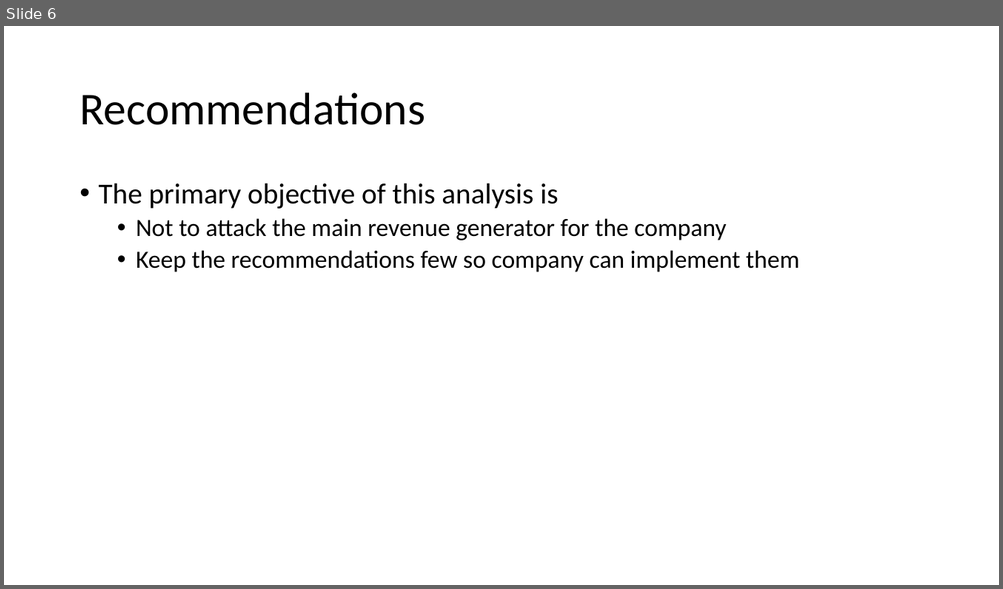
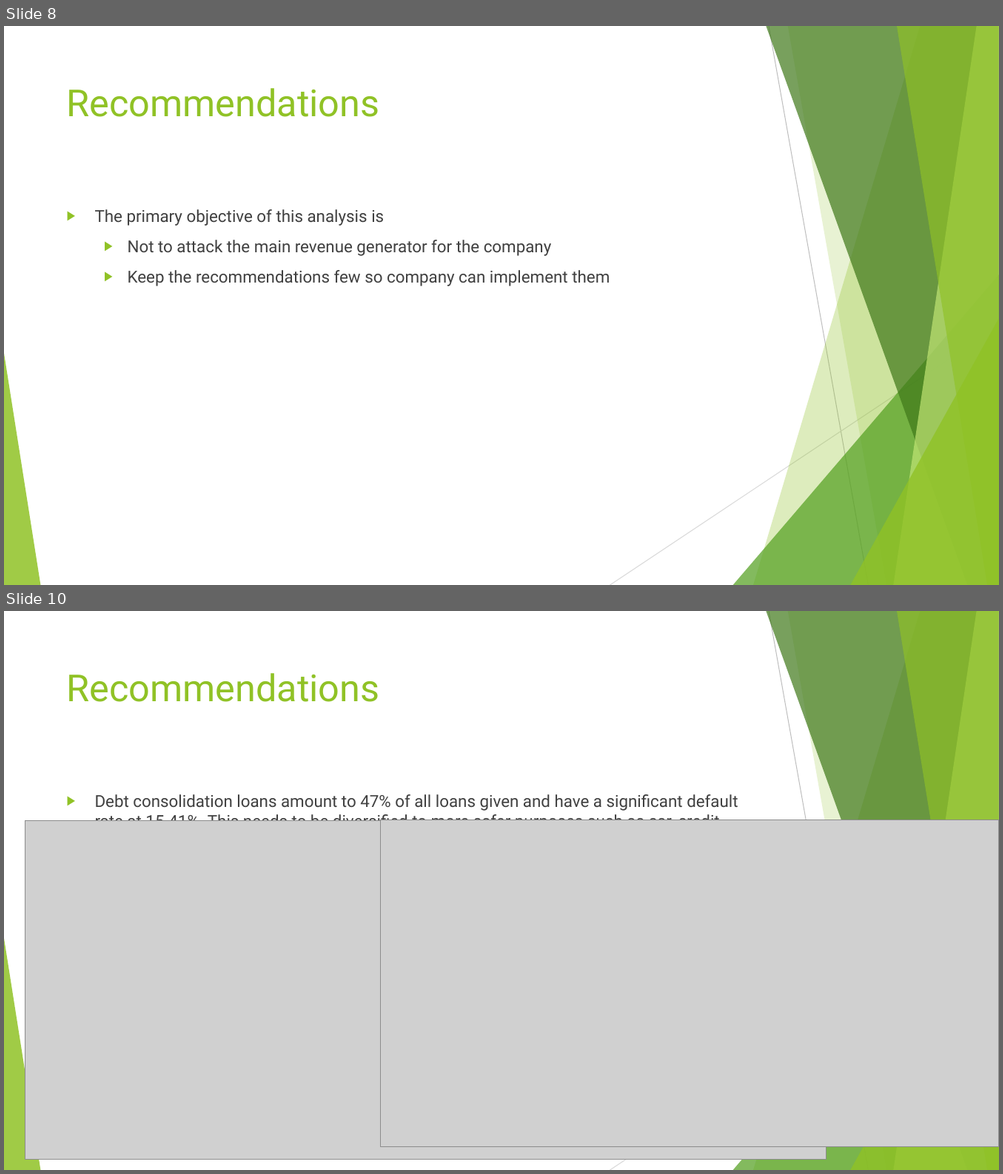
Before and after one commit to sivavaddadi/LendingClubCaseStudy, a slide deck: Lending_Club_Case_Study.pptx. Shown one above the other, each under a label of ours: slide 6 before the commit, slides 8 and 10 after it; the slides between them are not shown. The pictures are 1003x589 and 1003x1174 pixels, drawn with LibreOffice and Linux fonts; fonts in the diff are those of the drawing; grey boxes stand for pictures. Boxes give left, top, right and bottom in pixels: in the first picture for what was removed or moved away, otherwise in the second. Text is boxed around its words. In the diff, an @@ line names an element or a change of style, - is before the commit and + after.

Commit message:
added charts to the analysis report and added a theme

```diff
--- a/Lending_Club_Case_Study.pptx
+++ b/Lending_Club_Case_Study.pptx
@@ slide 10 added at <box>4,611,999,1170</box>, background #FFFFFF; not listed: 10 template elements that a slide beside it also shows @@
@@ title added at <box>67,673,380,702</box>, 36 pt, text #90C226 @@
+Recommendations
@@ text added at <box>95,795,737,832</box>, 16 pt, text #404040 @@
+▶ Debt consolidation loans amount to 47% of all loans given and have a significant default rate at 15.41%. This needs to be diversified to more safer purposes such as car, credit card and home improvement, wedding, major purchase which have lower default rates.
@@ picture added at <box>25,820,826,1160</box> @@
@@ picture added at <box>380,820,999,1148</box> @@
@@ what was slide 6 is now slide 8 @@
@@ slide 8 changed as well @@
@@ title "Recommendations": place and size @@
-title "Recommendations" at <box>79,93,425,125</box>
+title "Recommendations" at <box>67,88,380,117</box>
@@ title "Recommendations" at <box>67,88,380,117</box>: size 44 to 36 pt, font Calibri to Roboto, text colour #000000 to #90C226; line spacing 0.9 to 1; vertical alignment middle to top @@
@@ text "The primary objective of this ...": place and size @@
-text "The primary objective of this ..." at <box>99,183,799,272</box>
+text "The primary objective of this ..." at <box>95,210,609,286</box>
@@ text "The primary objective of this ..." at <box>95,210,609,286</box>: size 28 to 16 pt in "The primary objective of this analysis is"; font Calibri to Roboto, text colour #000000 to #404040; size 24 to 16 pt in "Not to attack the main revenue generator ...", "Keep the recommendations few so company can ..."; bullet • to ▶; line spacing 0.9 to 1; more space between paragraphs @@
@@ group added at <box>4,26,999,585</box>: 5 freeform shapes, 3 triangles, 2 lines @@
```
Also in this commit, not shown: 8 other slides changed, 5 other slides added.
